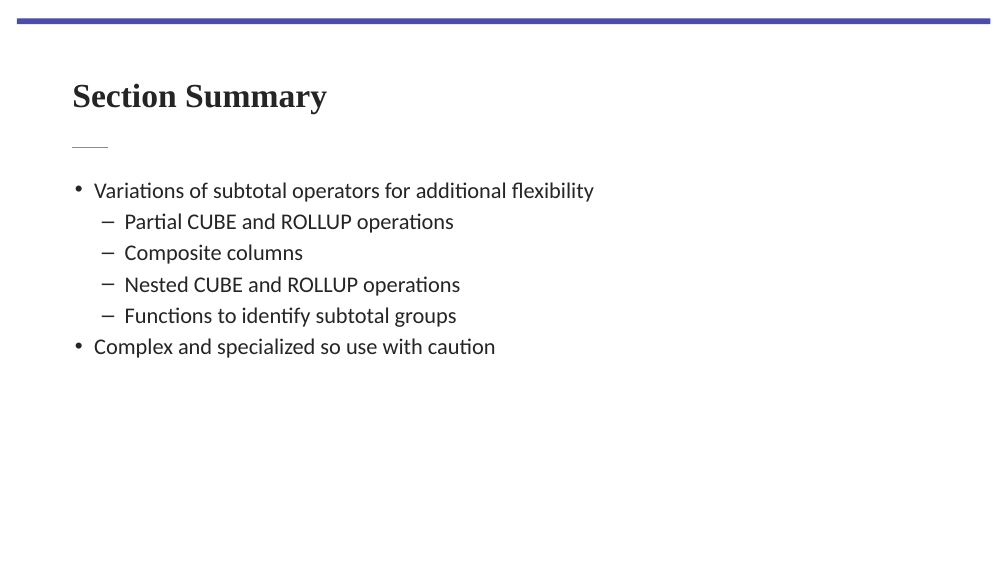
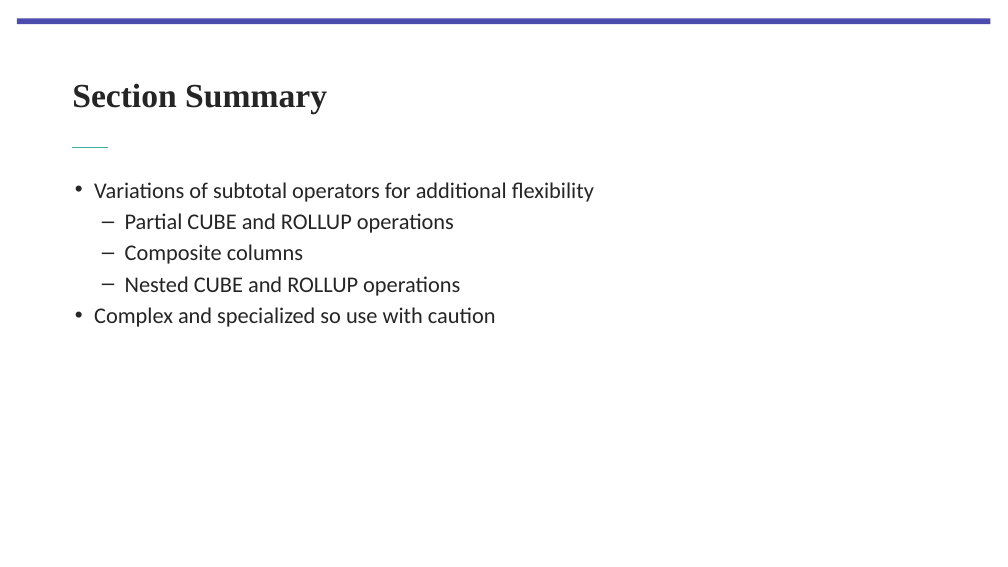
Before and after one commit to Monosakkarider/USN, a slide deck: slide 79 of BID3000/5Forelesning180923/Lecture 5 Query Formulation for Data Warehouses Part 1 V2.pptx (slide 71 before the commit). Drawn at 1008x567 pixels with LibreOffice and Linux fonts; fonts in the diff are those of the drawing; background and template pictures are left out. Boxes give left, top, right and bottom in pixels: in the first picture for what was removed or moved away, otherwise in the second. Text is boxed around its words. In the diff, an @@ line names an element or a change of style, - is before the commit and + after.

```diff
--- a/BID3000/5Forelesning180923/Lecture 5 Query Formulation for Data Warehouses Part 1 V2.pptx
+++ b/BID3000/5Forelesning180923/Lecture 5 Query Formulation for Data Warehouses Part 1 V2.pptx
@@ text at (125, 307, 457, 327): paragraph removed @@
-  – Functions to identify subtotal groups
```
Also in this commit, not shown: 19 other slides changed, 9 slides added, 1 slide removed, 46 other files.
